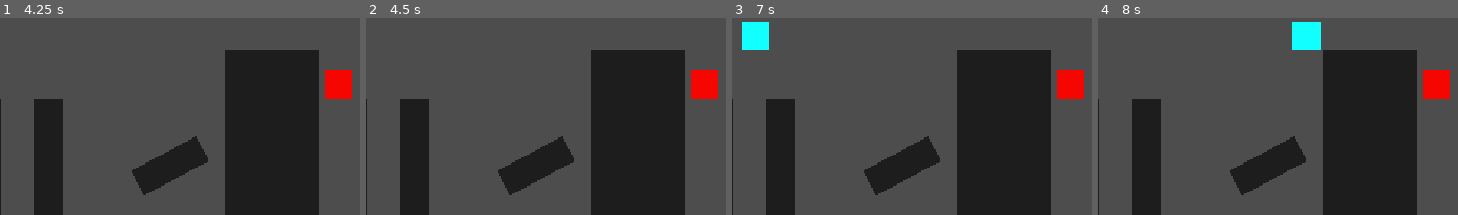
Above: before the commit, frames 1-4 (left to right).
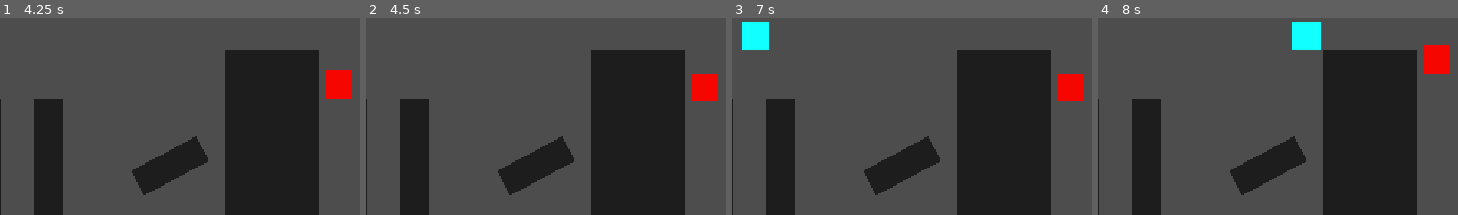
Above: after the commit, the same moments.

Repository: KWojtal-lab/pg2d-praca-domowa
Game: Godot game, scene res://main.tscn
Same seed, same stepped clock (60 frames per second), same inputs: the game is played once before the commit and once after it.
Inputs:
- Up to frame 1 (4.25 s): hold W (up) 0.53-2.03 s; tap Enter at 1.25, 2.75 s; tap Space at 2, 3.5 s; hold A (left) 2.03-3.53 s; hold S (down) from 3.53 s (still down)
- Up to frame 2 (4.5 s): release S (down) at 4.28 s; hold D (right) from 4.28 s (still down)
- Up to frame 3 (7 s): tap Enter at 5 s; release D (right) at 5.03 s; hold W (up) 5.03-5.78 s; hold D (right) from 5.78 s (still down)
- Up to frame 4 (8 s): keep holding D (right)
The pictures show only the part of the screen within x 38-88%, y 0-50%; the shares and areas given below are measured in that part.

Frame 1 is identical in both runs. In frame 2, 0.2% of the frame differs, in the area x 90-98%, y 26-43%; in frame 3, 0.2%; in frame 4, 1.9%, in the area x 90-98%, y 13-42%.

Commit message:
Add more angles to test

Diff:
--- a/scripts/enemy.gd
+++ b/scripts/enemy.gd
@@ -12,8 +12,7 @@
 		var best_dir = Vector2.ZERO
 		var best_score = float("-inf")
 
-		var test_degrees = range(-90, 90 + 1, 30)
-		for degree in test_degrees:
+		for degree in range(-180, 180 + 1, 15):
 			var candidate = dir.rotated(deg_to_rad(degree))
 			var score = candidate.dot(dir) if not test_move(global_transform, candidate) else float("-inf")
 
